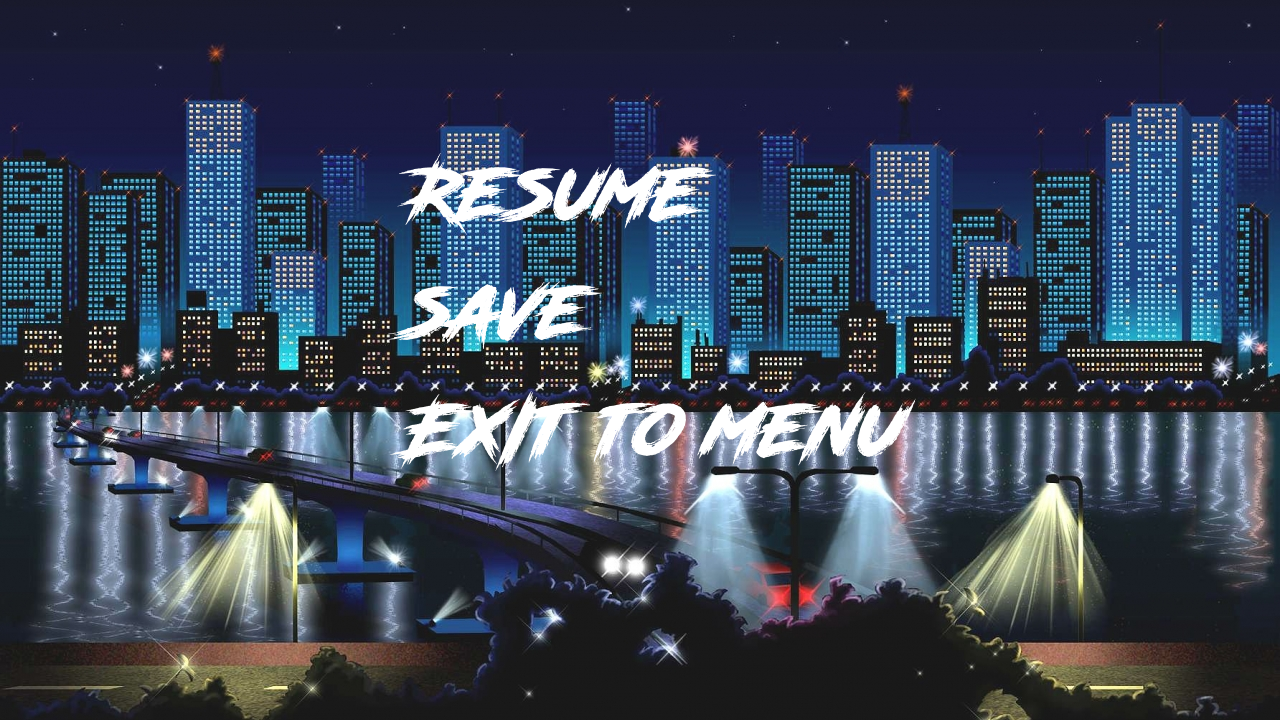
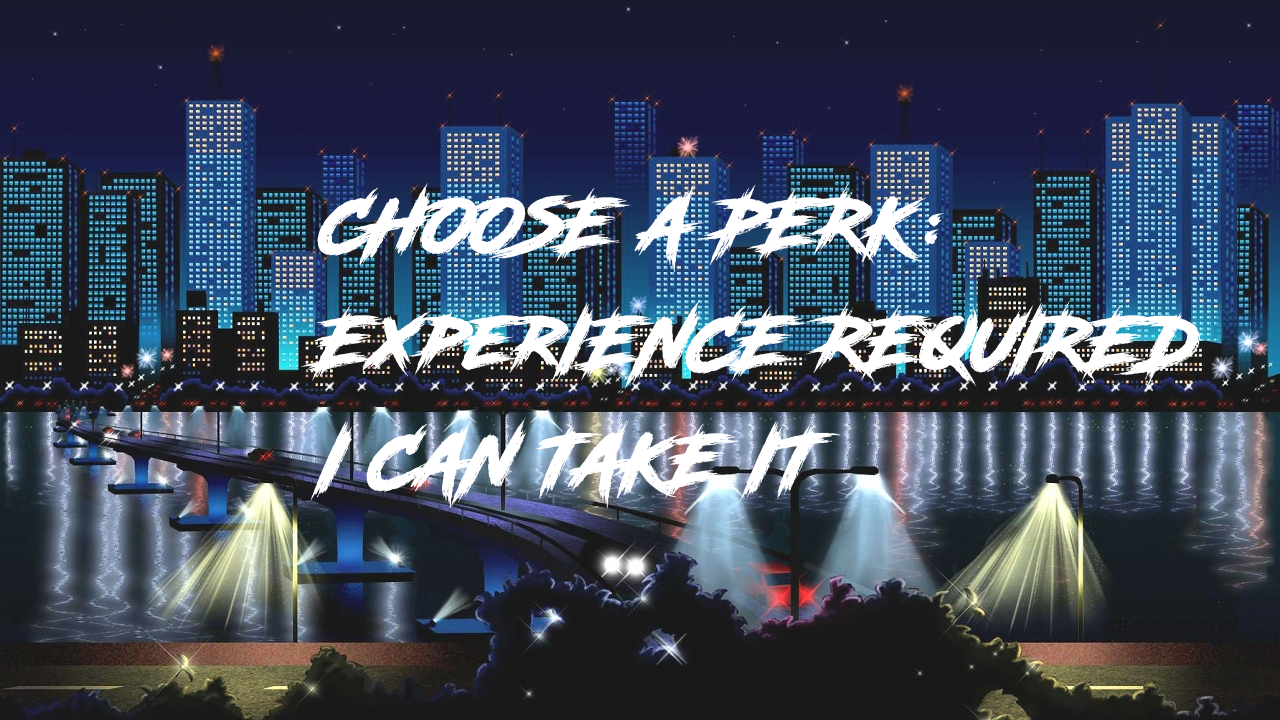
Before/after of a (1280, 720) layered artwork. What changed in the layer stack:
painted on "..." over [300, 153, 1200, 508]
